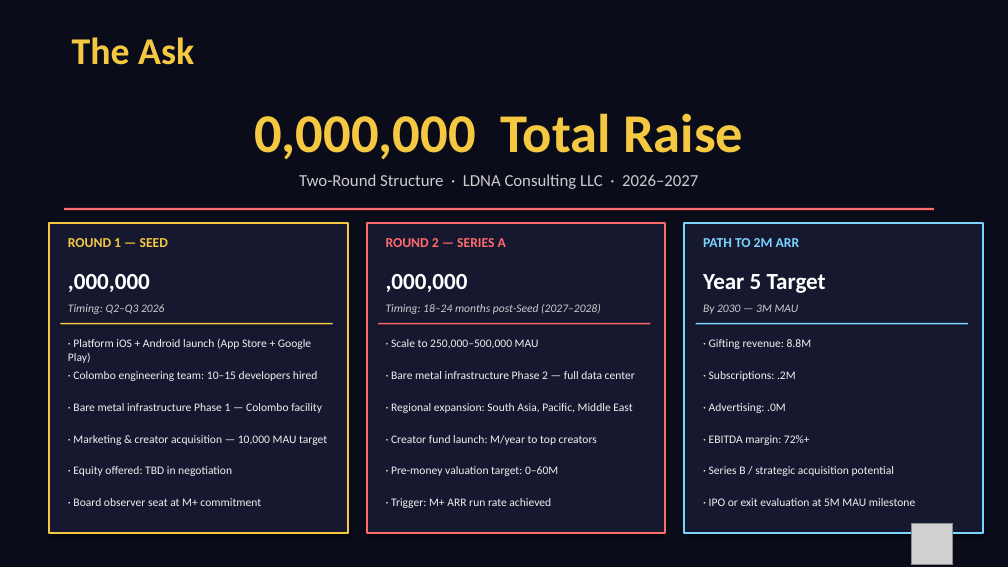
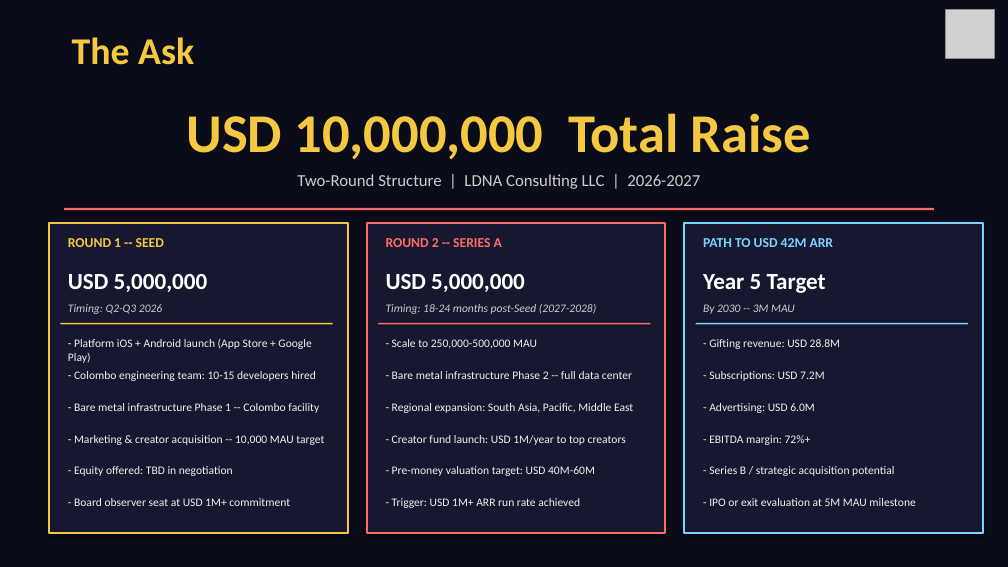
Before and after one commit to djaygnz27/athavid-android, a slide deck: slide 16 of Sachi_Stream_Investor_Deck_Seed_Round_May2026.pptx. Drawn at 1008x567 pixels with LibreOffice and Linux fonts; fonts in the diff are those of the drawing; grey boxes stand for pictures. Boxes give left, top, right and bottom in pixels: in the first picture for what was removed or moved away, otherwise in the second. Text is boxed around its words. In the diff, an @@ line names an element or a change of style, - is before the commit and + after.

```diff
--- a/Sachi_Stream_Investor_Deck_Seed_Round_May2026.pptx
+++ b/Sachi_Stream_Investor_Deck_Seed_Round_May2026.pptx
@@ picture resized from (x1=911, y1=523, x2=953, y2=565) to (x1=945, y1=9, x2=994, y2=58) @@
@@ text at (x1=186, y1=113, x2=811, y2=159): text changed @@
-0,000,000 Total Raise
+USD 10,000,000 Total Raise
@@ text at (x1=297, y1=174, x2=700, y2=189): text changed @@
-Two-Round Structure · LDNA Consulting LLC · 2026–2027
+Two-Round Structure | LDNA Consulting LLC | 2026-2027
@@ text at (x1=68, y1=238, x2=164, y2=247): text changed @@
-ROUND 1 — SEED
+ROUND 1 -- SEED
@@ text at (x1=386, y1=238, x2=502, y2=247): text changed @@
-ROUND 2 — SERIES A
+ROUND 2 -- SERIES A
@@ text at (x1=703, y1=238, x2=834, y2=247): text changed @@
-PATH TO 2M ARR
+PATH TO USD 42M ARR
@@ text at (x1=68, y1=274, x2=208, y2=292): text changed @@
-,000,000
+USD 5,000,000
@@ text at (x1=386, y1=274, x2=525, y2=292): text changed @@
-,000,000
+USD 5,000,000
@@ text at (x1=68, y1=304, x2=162, y2=314): text changed @@
-Timing: Q2–Q3 2026
+Timing: Q2-Q3 2026
@@ text at (x1=386, y1=304, x2=596, y2=314): text changed @@
-Timing: 18–24 months post-Seed (2027–2028)
+Timing: 18-24 months post-Seed (2027-2028)
@@ text at (x1=703, y1=304, x2=795, y2=314): text changed @@
-By 2030 — 3M MAU
+By 2030 -- 3M MAU
@@ text at (x1=68, y1=339, x2=311, y2=363): text changed @@
-· Platform iOS + Android launch (App Store + Google Play)
+- Platform iOS + Android launch (App Store + Google Play)
@@ text at (x1=392, y1=339, x2=537, y2=349): text changed @@
-· Scale to 250,000–500,000 MAU
+- Scale to 250,000-500,000 MAU
@@ text at (x1=709, y1=339, x2=840, y2=349): text changed @@
-· Gifting revenue: 8.8M
+- Gifting revenue: USD 28.8M
@@ text at (x1=74, y1=371, x2=315, y2=381): text changed @@
-· Colombo engineering team: 10–15 developers hired
+- Colombo engineering team: 10-15 developers hired
@@ text at (x1=392, y1=371, x2=632, y2=379): text changed @@
-· Bare metal infrastructure Phase 2 — full data center
+- Bare metal infrastructure Phase 2 -- full data center
@@ text at (x1=709, y1=371, x2=825, y2=381): text changed @@
-· Subscriptions: .2M
+- Subscriptions: USD 7.2M
@@ text at (x1=74, y1=403, x2=319, y2=413): text changed @@
-· Bare metal infrastructure Phase 1 — Colombo facility
+- Bare metal infrastructure Phase 1 -- Colombo facility
@@ text at (x1=392, y1=403, x2=633, y2=413): text changed @@
-· Regional expansion: South Asia, Pacific, Middle East
+- Regional expansion: South Asia, Pacific, Middle East
@@ text at (x1=709, y1=403, x2=815, y2=413): text changed @@
-· Advertising: .0M
+- Advertising: USD 6.0M
@@ text at (x1=74, y1=435, x2=324, y2=445): text changed @@
-· Marketing & creator acquisition — 10,000 MAU target
+- Marketing & creator acquisition -- 10,000 MAU target
@@ text at (x1=392, y1=435, x2=626, y2=445): text changed @@
-· Creator fund launch: M/year to top creators
+- Creator fund launch: USD 1M/year to top creators
@@ text at (x1=709, y1=435, x2=811, y2=445): text changed @@
-· EBITDA margin: 72%+
+- EBITDA margin: 72%+
@@ text at (x1=74, y1=466, x2=233, y2=476): text changed @@
-· Equity offered: TBD in negotiation
+- Equity offered: TBD in negotiation
@@ text at (x1=392, y1=466, x2=595, y2=476): text changed @@
-· Pre-money valuation target: 0–60M
+- Pre-money valuation target: USD 40M-60M
@@ text at (x1=709, y1=466, x2=894, y2=476): text changed @@
-· Series B / strategic acquisition potential
+- Series B / strategic acquisition potential
@@ text at (x1=74, y1=498, x2=290, y2=506): text changed @@
-· Board observer seat at M+ commitment
+- Board observer seat at USD 1M+ commitment
@@ text at (x1=392, y1=498, x2=580, y2=508): text changed @@
-· Trigger: M+ ARR run rate achieved
+- Trigger: USD 1M+ ARR run rate achieved
@@ text at (x1=709, y1=498, x2=915, y2=506): text changed @@
-· IPO or exit evaluation at 5M MAU milestone
+- IPO or exit evaluation at 5M MAU milestone
```
Also in this commit, not shown: 16 other slides changed, 2 other files.
